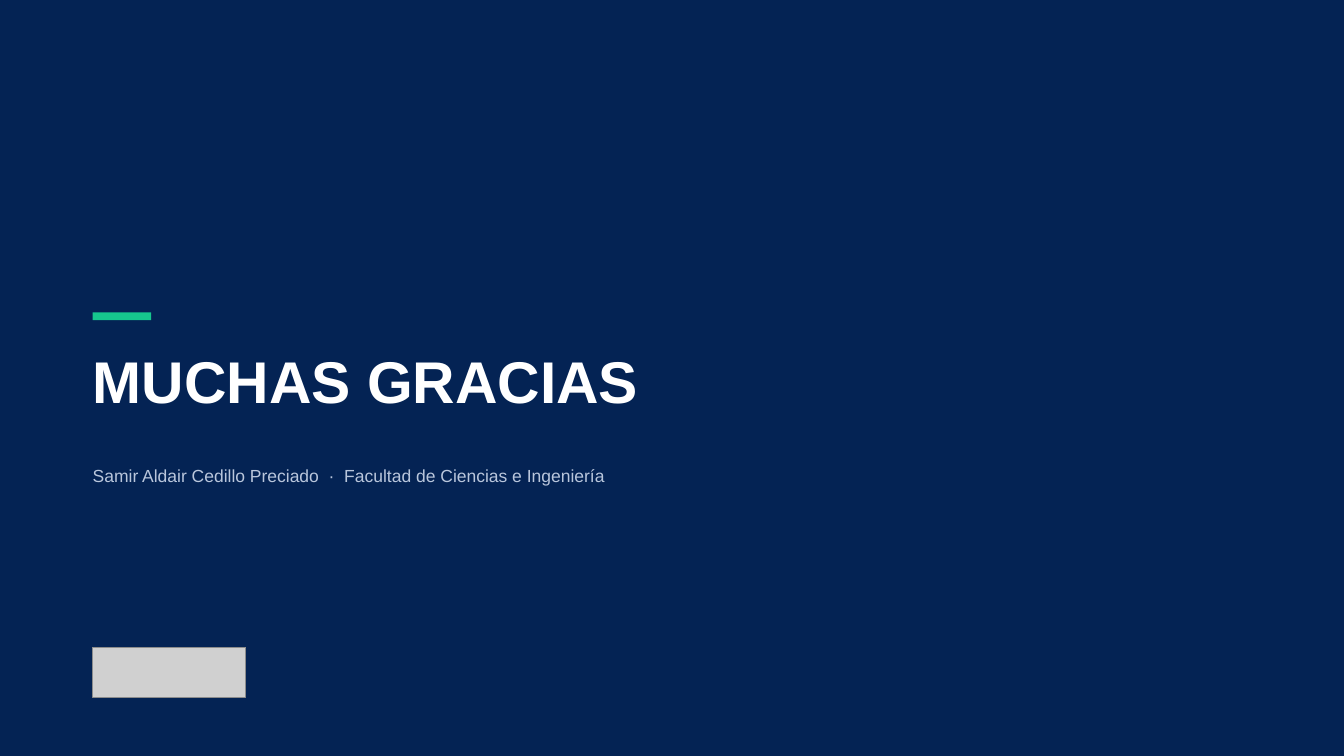
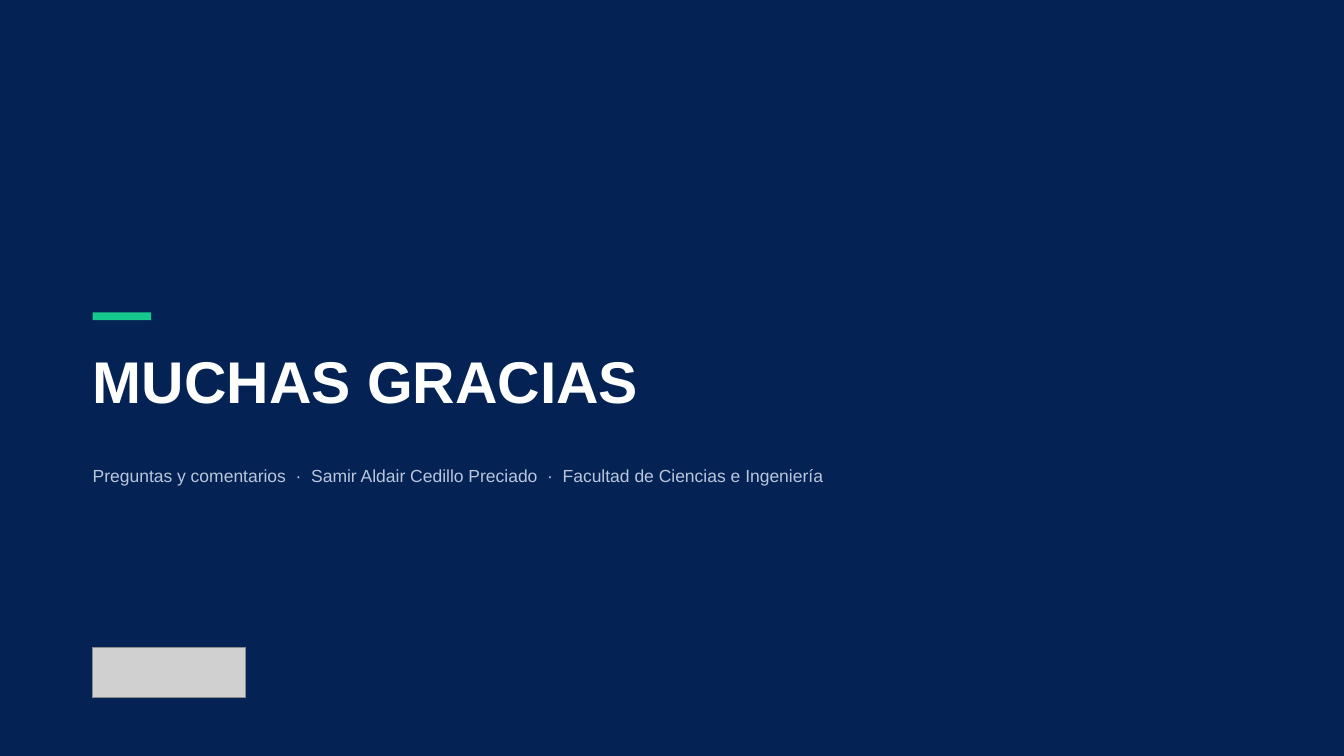
Before and after one commit to scedillo-wq/TSP, a slide deck: slide 20 of Sustentacion_TSP_Cedillo_PUCP.pptx (slide 31 before the commit). Drawn at 1344x756 pixels with LibreOffice and Linux fonts; fonts in the diff are those of the drawing; grey boxes stand for pictures. Boxes give left, top, right and bottom in pixels: in the first picture for what was removed or moved away, otherwise in the second. Text is boxed around its words. In the diff, an @@ line names an element or a change of style, - is before the commit and + after.

```diff
--- a/Sustentacion_TSP_Cedillo_PUCP.pptx
+++ b/Sustentacion_TSP_Cedillo_PUCP.pptx
@@ text at [93,469,823,486]: text changed @@
-Samir Aldair Cedillo Preciado · Facultad de Ciencias e Ingeniería
+Preguntas y comentarios · Samir Aldair Cedillo Preciado · Facultad de Ciencias e Ingeniería
```
Also in this commit, not shown: 18 other slides changed, 11 slides removed.
